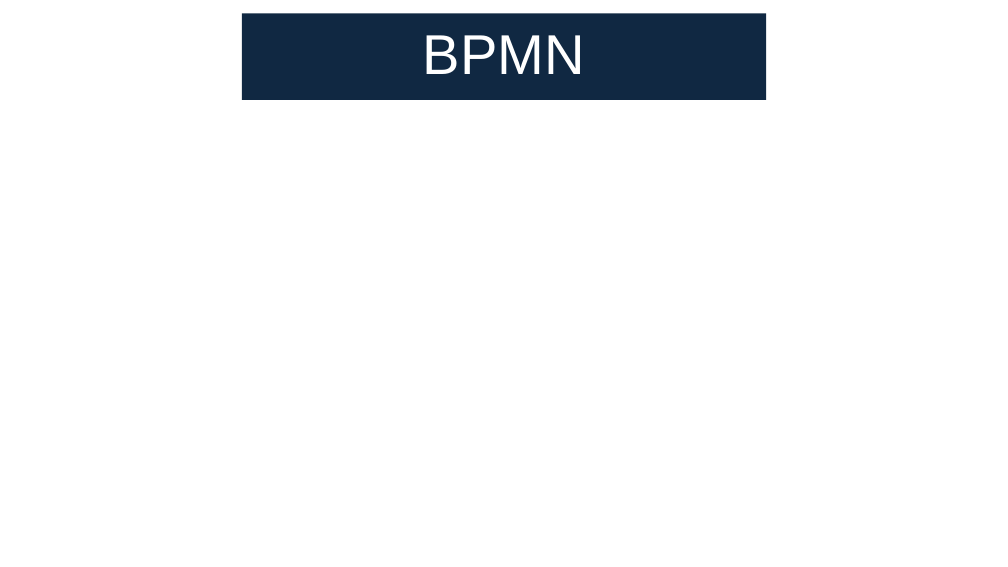
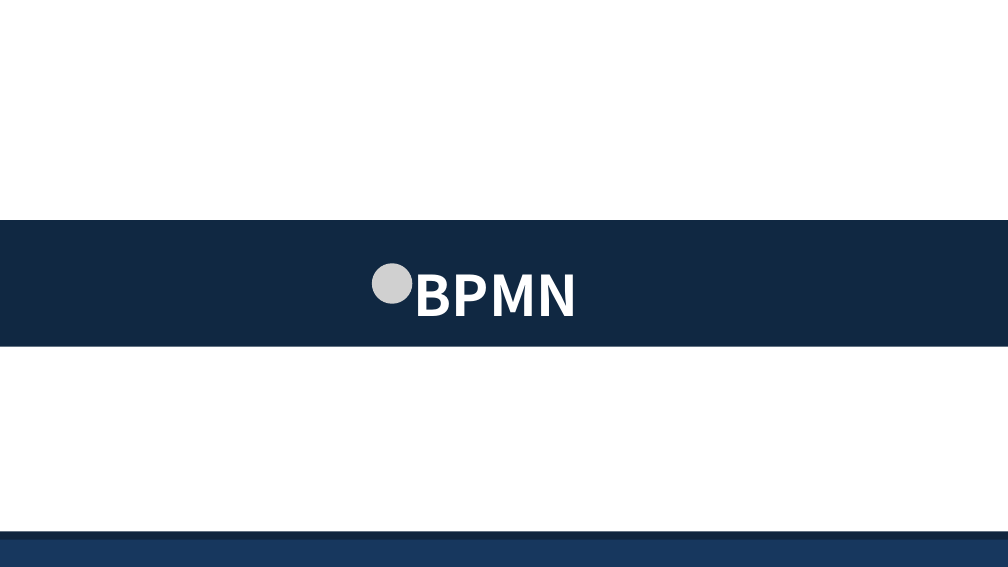
Before and after one commit to BandTec/grupo-05-adsa-20201, a slide deck: slide 8 of SuperVisorPower.pptx. Drawn at 1008x567 pixels with LibreOffice and Linux fonts; fonts in the diff are those of the drawing; grey boxes stand for pictures. Boxes give left, top, right and bottom in pixels: in the first picture for what was removed or moved away, otherwise in the second. Text is boxed around its words. In the diff, an @@ line names an element or a change of style, - is before the commit and + after.

```diff
--- a/SuperVisorPower.pptx
+++ b/SuperVisorPower.pptx
@@ rectangle removed at [242,14,766,100] @@
@@ rectangle added at [0,220,1008,347], fill #102842 @@
@@ text "BPMN": place and size @@
-text "BPMN" at [423,35,585,74]
+text "BPMN" at [414,274,579,316]
@@ text "BPMN" at [414,274,579,316]: size 80.2 to 80 pt, font Arial to Noto Sans CJK KR, bold on; alignment centre to justified; line spacing 96.2pt to 140.9pt @@
@@ picture added at [372,263,412,303] @@
@@ rectangle added at [0,535,1008,566], fill #17375E @@
@@ rectangle added at [0,531,1008,540], fill #0F243E @@
```
Also in this commit, not shown: 13 other slides changed, 5 slides added, 3 slides removed, 3 other files.
